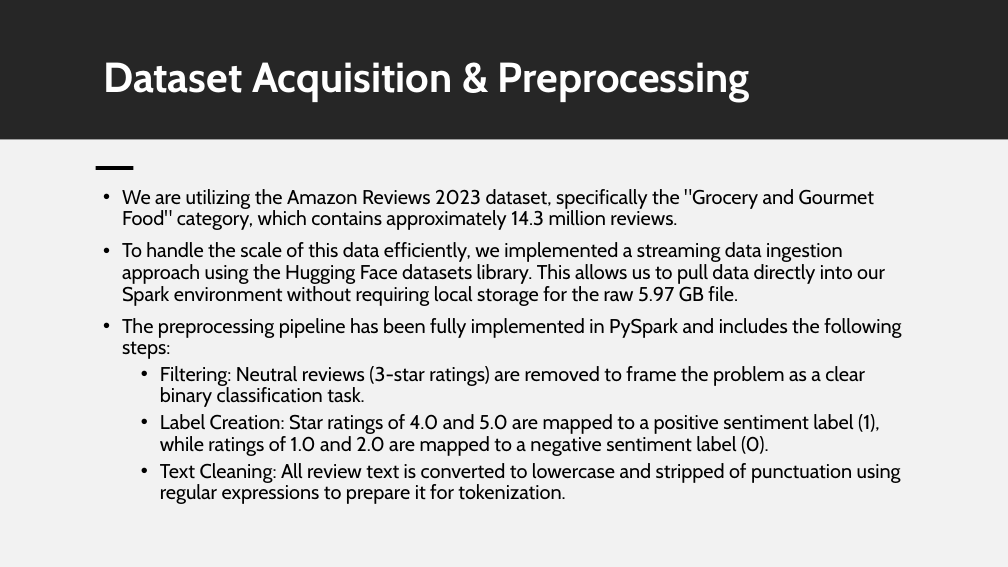
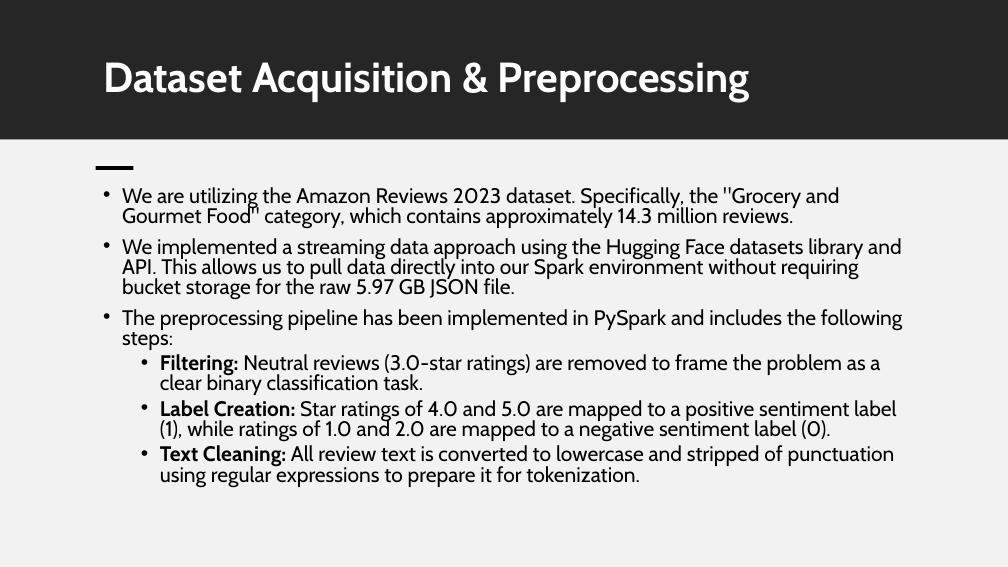
Before and after one commit to jayd2002/amazon-sentiment-spark, a slide deck: slide 3 of Checkpoint Presentation.pptx (slide 2 before the commit). Drawn at 1008x567 pixels with LibreOffice and Linux fonts; fonts in the diff are those of the drawing. Boxes give left, top, right and bottom in pixels: in the first picture for what was removed or moved away, otherwise in the second. Text is boxed around its words. In the diff, an @@ line names an element or a change of style, - is before the commit and + after.

```diff
--- a/Checkpoint Presentation.pptx
+++ b/Checkpoint Presentation.pptx
@@ text at <box>122,187,903,395</box>: text changed; size 19 to 20 pt @@
-• We are utilizing the Amazon Reviews 2023 dataset, specifically the "Grocery and Gourmet Food" category, which contains approximately 14.3 million reviews.
-• To handle the scale of this data efficiently, we implemented a streaming data ingestion approach using the Hugging Face datasets library. This allows us to pull data directly into our Spark environment without requiring local storage for the raw 5.97 GB file.
-• The preprocessing pipeline has been fully implemented in PySpark and includes the following steps:
-  • Filtering: Neutral reviews (3-star ratings) are removed to frame the problem as a clear binary classification task.
+• We are utilizing the Amazon Reviews 2023 dataset. Specifically, the "Grocery and Gourmet Food" category, which contains approximately 14.3 million reviews.
+• We implemented a streaming data approach using the Hugging Face datasets library and API. This allows us to pull data directly into our Spark environment without requiring bucket storage for the raw 5.97 GB JSON file.
+• The preprocessing pipeline has been implemented in PySpark and includes the following steps:
+  • Filtering: Neutral reviews (3.0-star ratings) are removed to frame the problem as a clear binary classification task.
@@ text at <box>160,400,896,488</box>: size 19 to 20 pt in "Label Creation: Star ratings of 4.0 and ...", "Text Cleaning: All review text is converted ..."; bold on in "Label Creation:", "Text Cleaning:"; line spacing 0.9 to 0.8 @@
```
Also in this commit, not shown: 3 other slides changed, 3 slides added, 3 other files.
